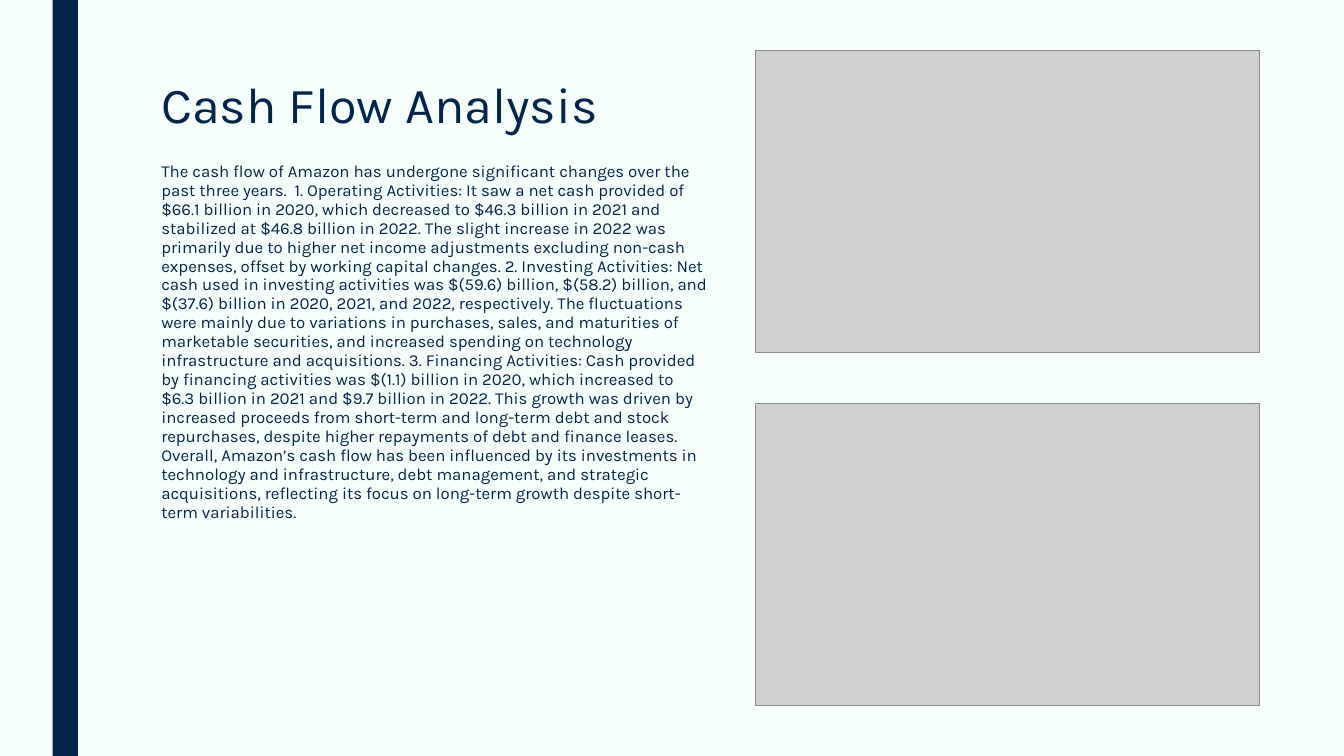
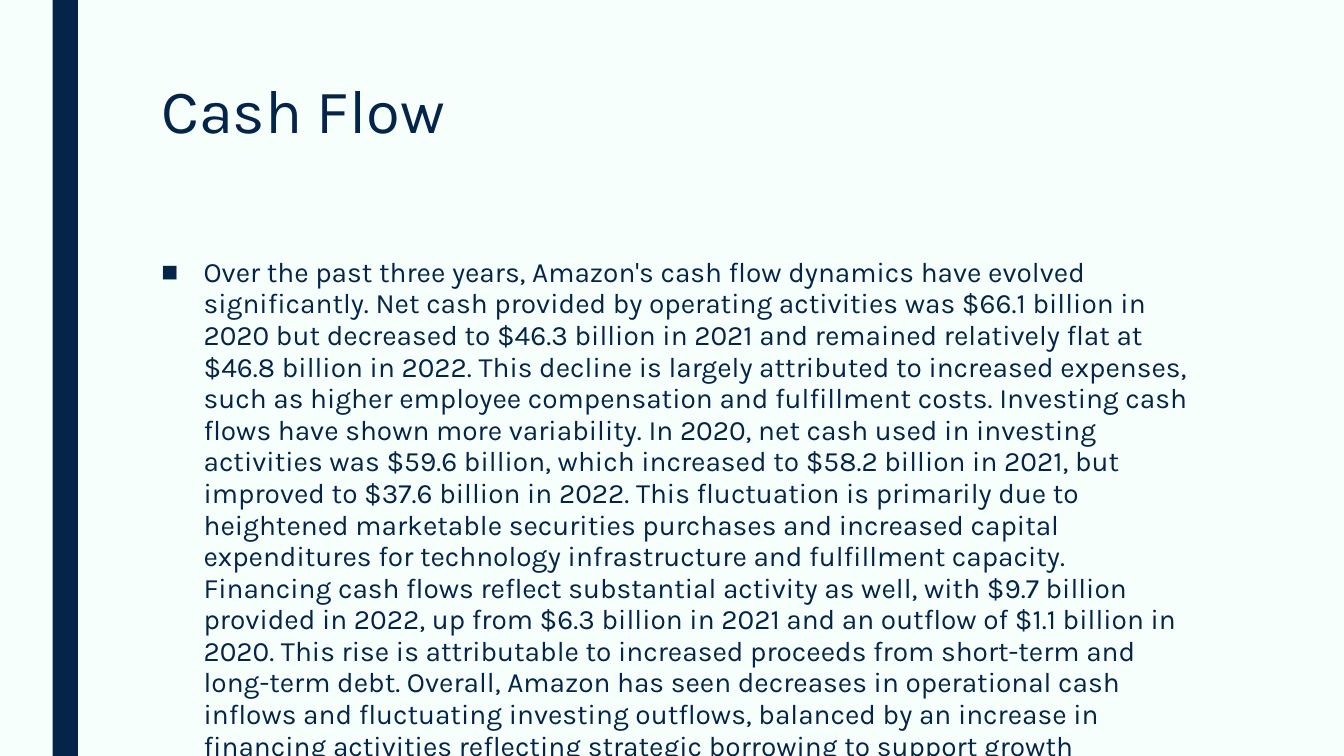
Before and after one commit to devangovind/AMUCLDISS, a slide deck: slide 4 of fastapi-backend/pres/output.pptx. Drawn at 1344x756 pixels with LibreOffice and Linux fonts; fonts in the diff are those of the drawing; grey boxes stand for pictures; background and template pictures are left out. Boxes give left, top, right and bottom in pixels: in the first picture for what was removed or moved away, otherwise in the second. Text is boxed around its words. In the diff, an @@ line names an element or a change of style, - is before the commit and + after.

```diff
--- a/fastapi-backend/pres/output.pptx
+++ b/fastapi-backend/pres/output.pptx
@@ picture removed at bbox=[756, 50, 1260, 353] @@
@@ title at bbox=[161, 91, 445, 134]: text changed; size 36 to 44 pt @@
-Cash Flow Analysis
+Cash Flow
@@ text at bbox=[204, 262, 1186, 731]: text changed; size 12 to 20 pt @@
-The cash flow of Amazon has undergone significant changes over the past three years. 1. Operating Activities: It saw a net cash provided of $66.1 billion in 2020, which decreased to $46.3 billion in 2021 and stabilized at $46.8 billion in 2022. The slight increase in 2022 was primarily due to higher net income adjustments excluding non-cash expenses, offset by working capital changes. 2. Investing Activities: Net cash used in investing activities was $(59.6) billion, $(58.2) billion, and $(37.6) billion in 2020, 2021, and 2022, respectively. The fluctuations were mainly due to variations in purchases, sales, and maturities of marketable securities, and increased spending on technology infrastructure and acquisitions. 3. Financing Activities: Cash provided by financing activities was $(1.1) billion in 2020, which increased to $6.3 billion in 2021 and $9.7 billion in 2022. This growth was driven by increased proceeds from short-term and long-term debt and stock repurchases, despite higher repayments of debt and finance leases. Overall, Amazon’s cash flow has been influenced by its investments in technology and infrastructure, debt management, and strategic acquisitions, reflecting its focus on long-term growth despite short-term variabilities.
+■ Over the past three years, Amazon's cash flow dynamics have evolved significantly. Net cash provided by operating activities was $66.1 billion in 2020 but decreased to $46.3 billion in 2021 and remained relatively flat at $46.8 billion in 2022. This decline is largely attributed to increased expenses, such as higher employee compensation and fulfillment costs. Investing cash flows have shown more variability. In 2020, net cash used in investing activities was $59.6 billion, which increased to $58.2 billion in 2021, but improved to $37.6 billion in 2022. This fluctuation is primarily due to heightened marketable securities purchases and increased capital expenditures for technology infrastructure and fulfillment capacity. Financing cash flows reflect substantial activity as well, with $9.7 billion provided in 2022, up from $6.3 billion in 2021 and an outflow of $1.1 billion in 2020. This rise is attributable to increased proceeds from short-term and long-term debt. Overall, Amazon has seen decreases in operational cash inflows and fluctuating investing outflows, balanced by an increase in financing activities reflecting strategic borrowing to support growth initiatives.
@@ picture removed at bbox=[756, 403, 1260, 706] @@
```
Also in this commit, not shown: 3 slides added, 4 slides removed, 9 other files.
